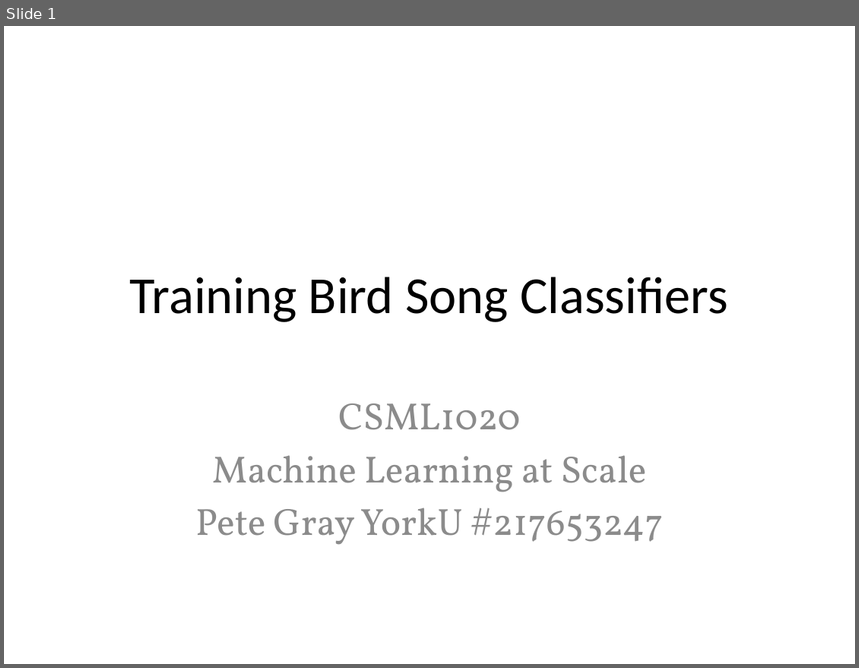
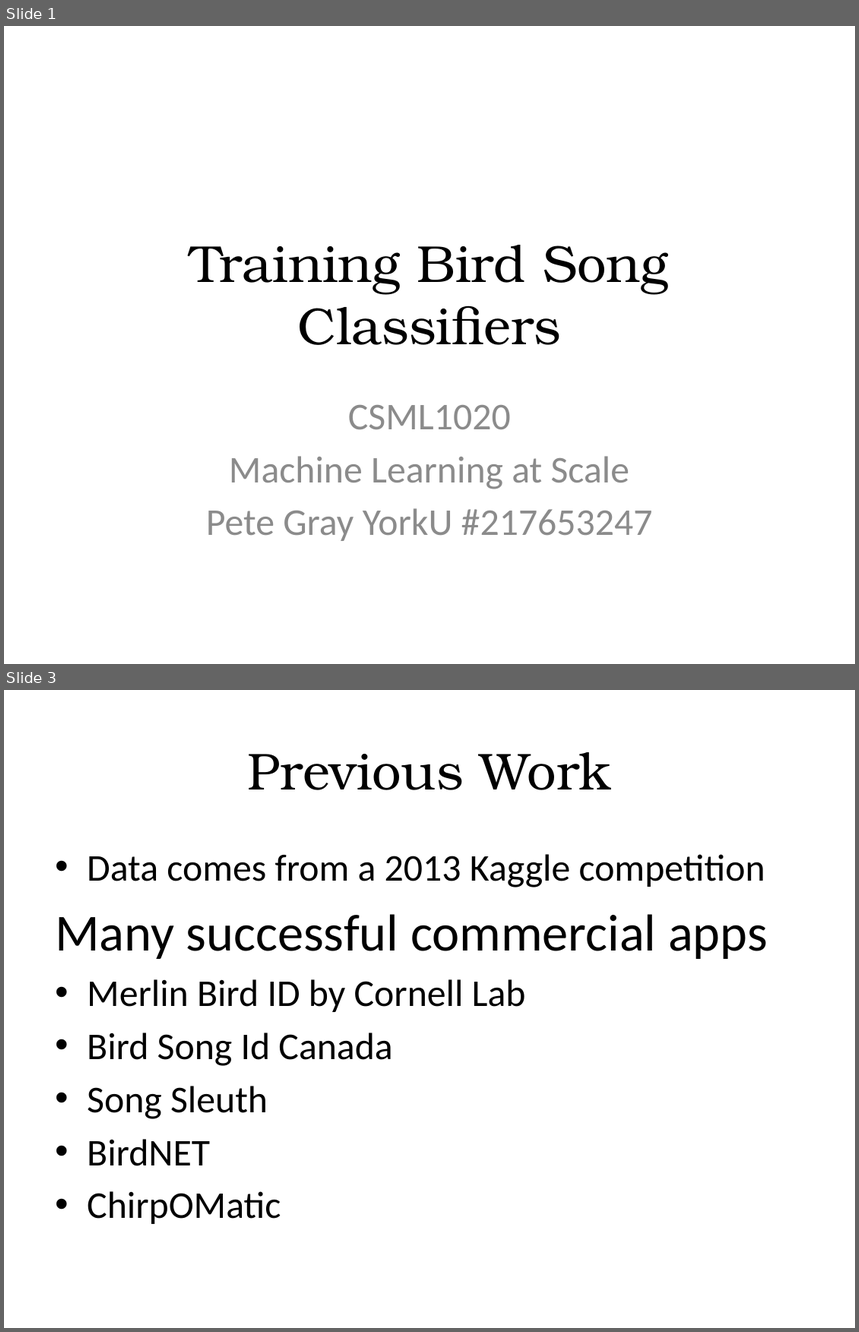
Before and after one commit to 3dspace/machine-learning-at-scale, a slide deck: training_birdsong_classifiers.pptx. Shown one above the other, each under a label of ours: slide 1 before the commit, slides 1 and 3 after it; the slides between them are not shown. The pictures are 859x668 and 859x1332 pixels, drawn with LibreOffice and Linux fonts; fonts in the diff are those of the drawing. Boxes give left, top, right and bottom in pixels: in the first picture for what was removed or moved away, otherwise in the second. Text is boxed around its words. In the diff, an @@ line names an element or a change of style, - is before the commit and + after.

```diff
--- a/training_birdsong_classifiers.pptx
+++ b/training_birdsong_classifiers.pptx
@@ slide 3 added at box(4, 690, 855, 1328), background #FFFFFF @@
@@ title added at box(248, 752, 611, 790), 44 pt, text #000000 @@
+Previous Work
@@ text added at box(55, 854, 768, 1224), 32 pt, text #000000 @@
+• Data comes from a 2013 Kaggle competition
+Many successful commercial apps
+• Merlin Bird ID by Cornell Lab
+• Bird Song Id Canada
+• Song Sleuth
+• BirdNET
+• ChirpOMatic
@@ slide 1 changed as well @@
@@ title "Training Bird Song Classifiers" at box(190, 245, 669, 345): font Calibri to TeX Gyre Bonum @@
@@ subtitle "CSML1020" at box(206, 405, 653, 541): font Vollkorn to Calibri @@
```
Also in this commit, not shown: 4 other slides changed, 8 other slides added, 1 slide removed.
